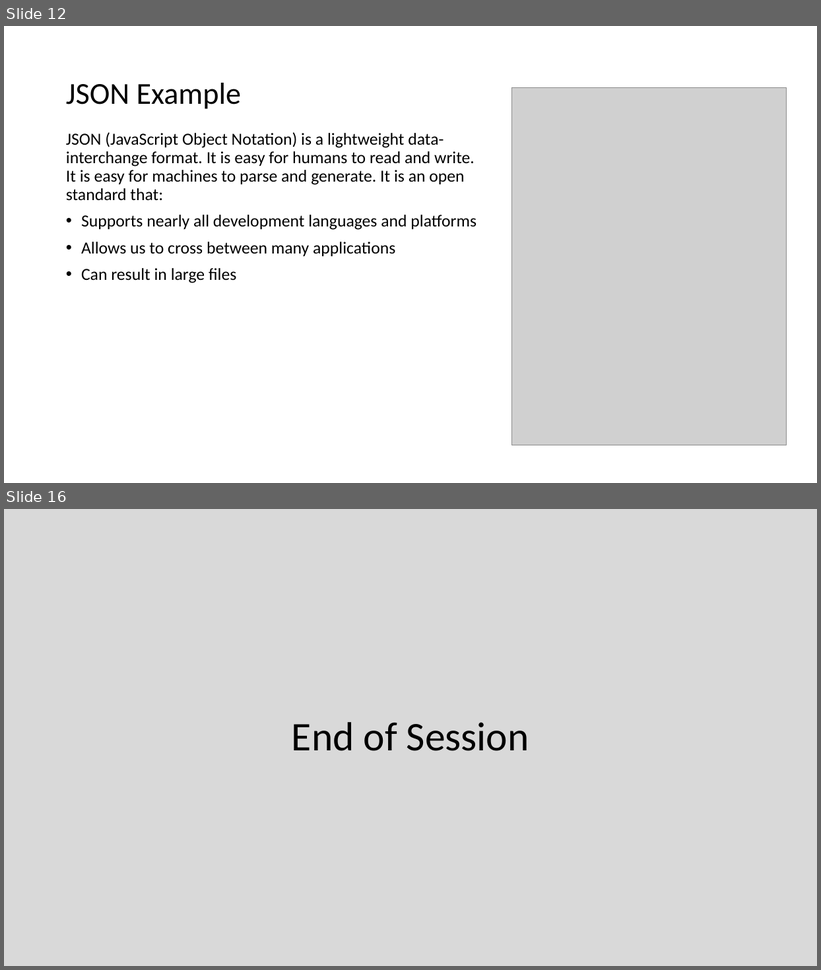
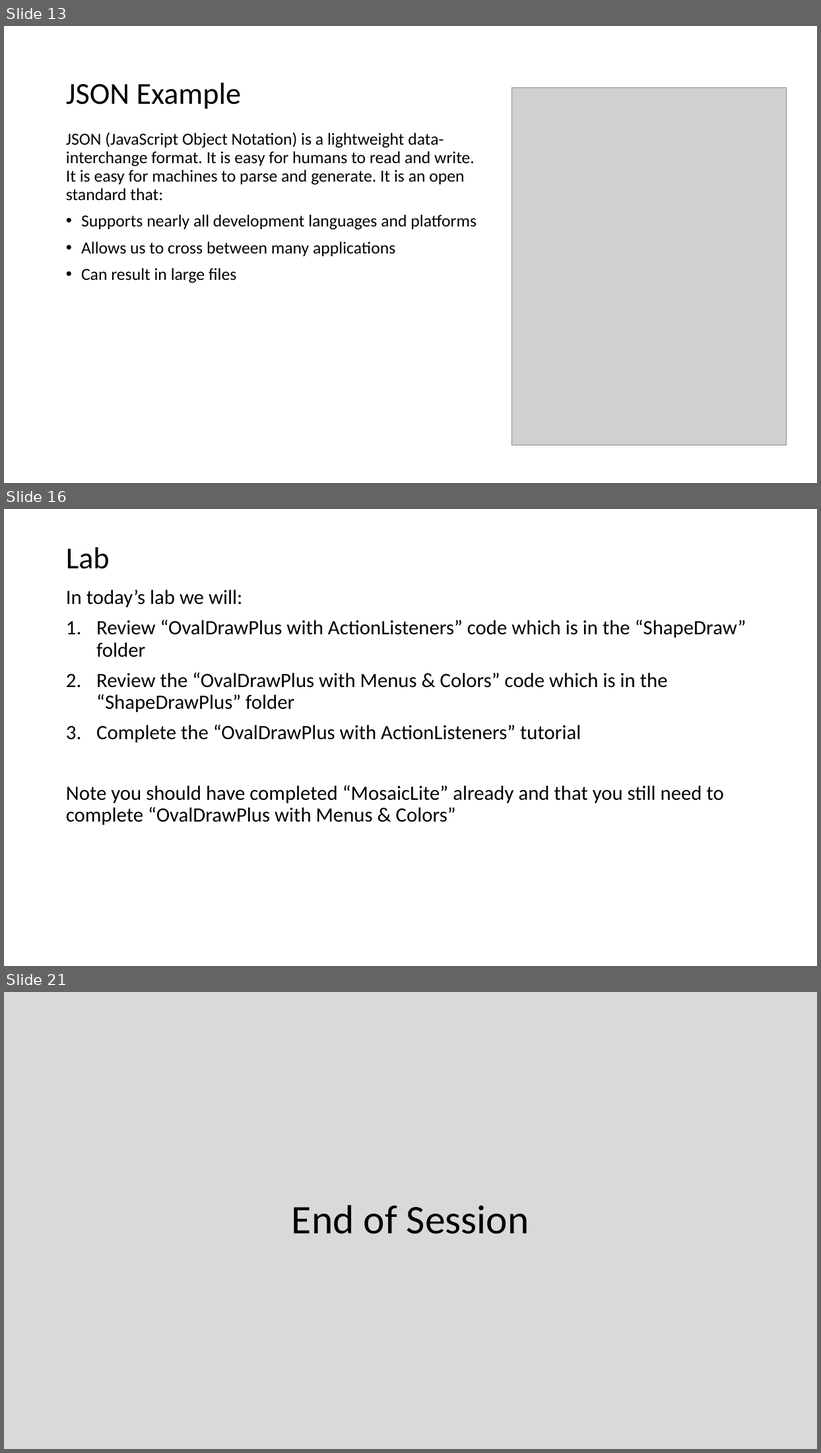
Before and after one commit to jamesbaptiste1/cpsc-24500-2019-01-spring-lt1, a slide deck: lecture-presentations/sprint-4.pptx. Shown one above the other, each under a label of ours: slides 12 and 16 before the commit, slides 13, 16 and 21 after it; the slides between them are not shown. The pictures are 821x970 and 821x1453 pixels, drawn with LibreOffice and Linux fonts; fonts in the diff are those of the drawing; grey boxes stand for pictures. Boxes give left, top, right and bottom in pixels: in the first picture for what was removed or moved away, otherwise in the second. Text is boxed around its words. In the diff, an @@ line names an element or a change of style, - is before the commit and + after.

```diff
--- a/lecture-presentations/sprint-4.pptx
+++ b/lecture-presentations/sprint-4.pptx
@@ slide 16 added at [4, 509, 817, 966], background #FFFFFF @@
@@ title added at [66, 547, 110, 569], 36 pt, text #000000 @@
+Lab
@@ text added at [66, 590, 746, 825], 24 pt, text #000000 @@
+In today’s lab we will:
+1. Review “OvalDrawPlus with ActionListeners” code which is in the “ShapeDraw” folder
+2. Review the “OvalDrawPlus with Menus & Colors” code which is in the “ShapeDrawPlus” folder
+3. Complete the “OvalDrawPlus with ActionListeners” tutorial
+Note you should have completed “MosaicLite” already and that you still need to complete “OvalDrawPlus with Menus & Colors”
@@ what was slide 12 is now slide 13 @@
@@ what was slide 16 is now slide 21 @@
```
Also in this commit, not shown: 5 slides changed, 5 other slides added, 1 slide removed.
